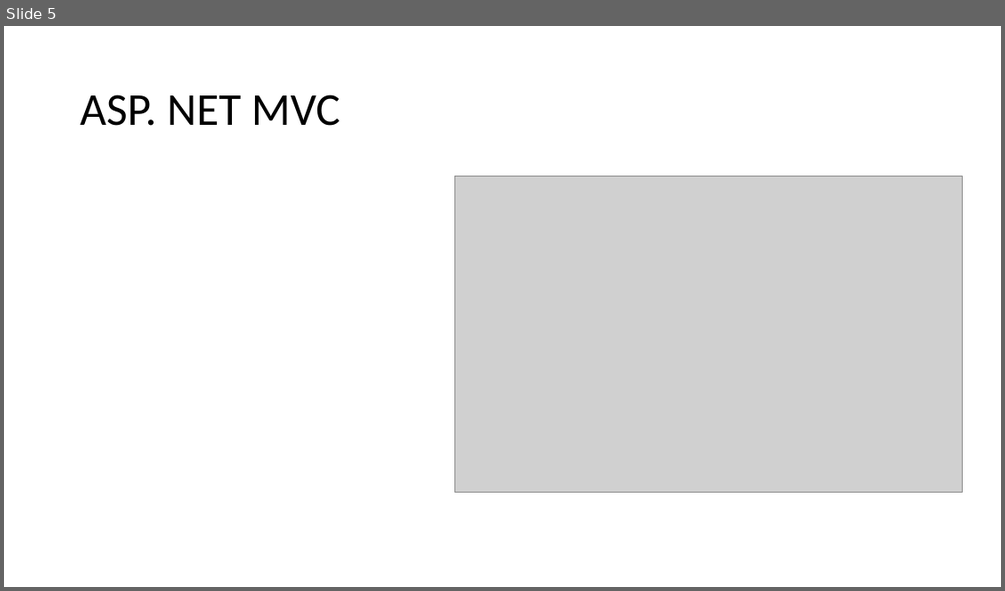
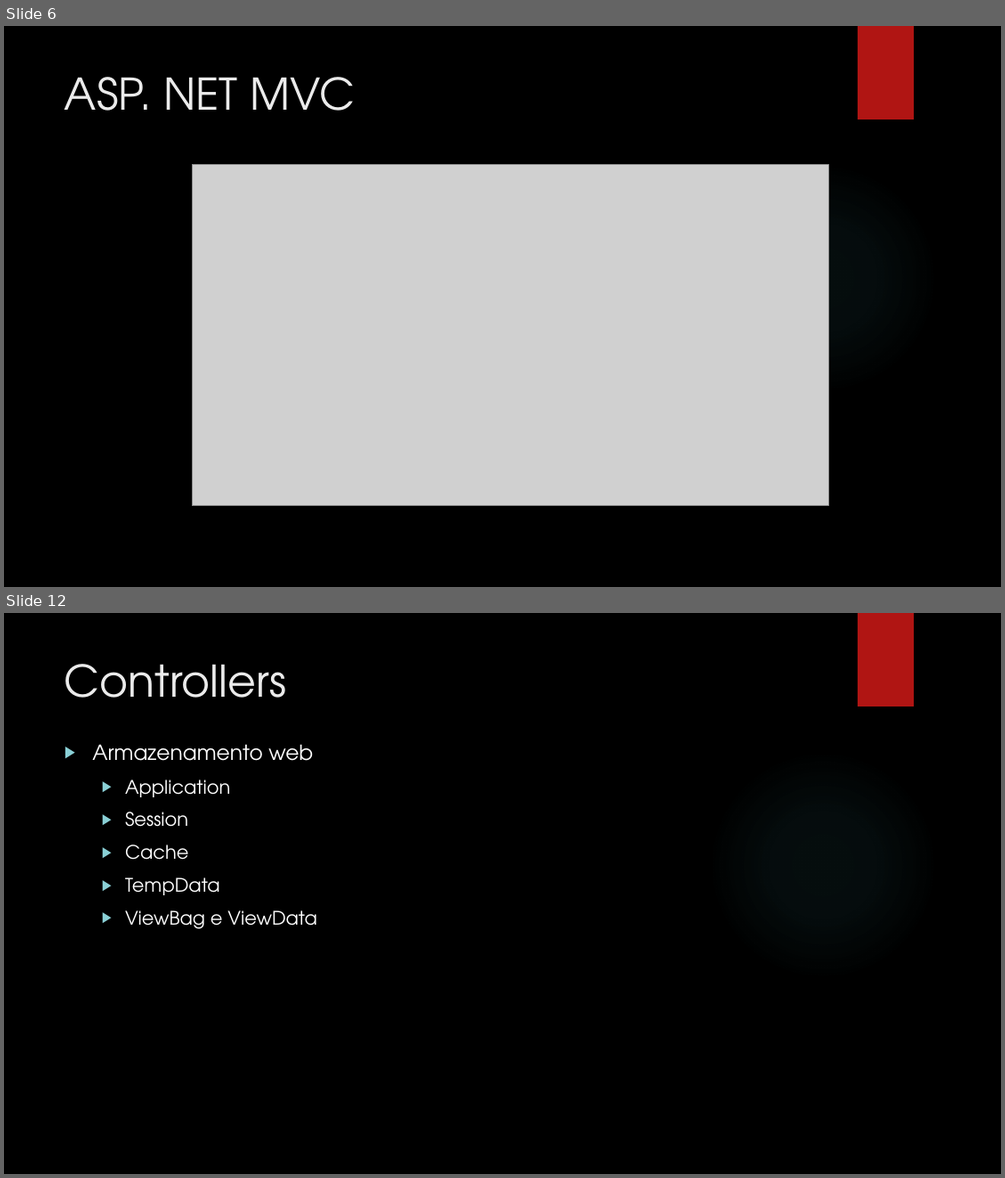
Before and after one commit to leolana/AspnetMvcLab, a slide deck: Presentation/AspNetMvc.pptx. Shown one above the other, each under a label of ours: slide 5 before the commit, slides 6 and 12 after it; the slides between them are not shown. The pictures are 1005x591 and 1005x1178 pixels, drawn with LibreOffice and Linux fonts; fonts in the diff are those of the drawing; grey boxes stand for pictures; background and template pictures are left out. Boxes give left, top, right and bottom in pixels: in the first picture for what was removed or moved away, otherwise in the second. Text is boxed around its words. In the diff, an @@ line names an element or a change of style, - is before the commit and + after.

```diff
--- a/Presentation/AspNetMvc.pptx
+++ b/Presentation/AspNetMvc.pptx
@@ slide 12 added at <box>4,613,1001,1174</box>, background picture (left out); not listed: 2 template elements that a slide beside it also shows @@
@@ title added at <box>65,664,286,698</box>, 42 pt, text #EBEBEB @@
+Controllers
@@ text added at <box>92,744,316,929</box>, 18 pt, text #FFFFFF @@
+▶ Armazenamento web
+  ▶ Application
+  ▶ Session
+  ▶ Cache
+  ▶ TempData
+  ▶ ViewBag e ViewData
@@ what was slide 5 is now slide 6 @@
@@ slide 6 changed as well @@
@@ background #FFFFFF to picture (left out) @@
@@ rectangle added at <box>858,26,914,119</box>, fill #B01513 @@
@@ title "ASP. NET MVC": place and size @@
-title "ASP. NET MVC" at <box>80,95,340,126</box>
+title "ASP. NET MVC" at <box>65,77,355,111</box>
@@ title "ASP. NET MVC" at <box>65,77,355,111</box>: size 44 to 42 pt, font Calibri to TeX Gyre Adventor, text colour #000000 to #EBEBEB; line spacing 0.9 to 1; vertical alignment middle to top @@
@@ picture: place and size @@
-picture at <box>455,176,963,491</box>
+picture at <box>192,164,828,506</box>
@@ ellipse added at <box>708,163,938,394</box>, fill gradient #50B9C1 @@
```
Also in this commit, not shown: 10 other slides changed, 11 other slides added, 6 slides removed.
